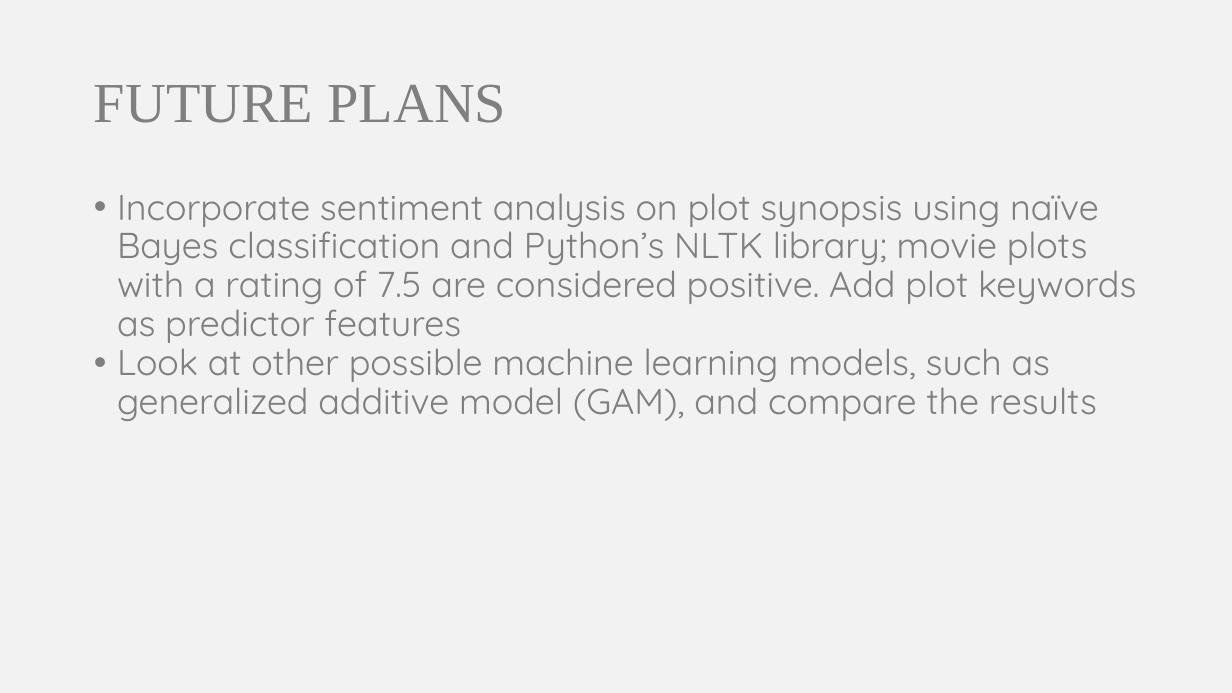
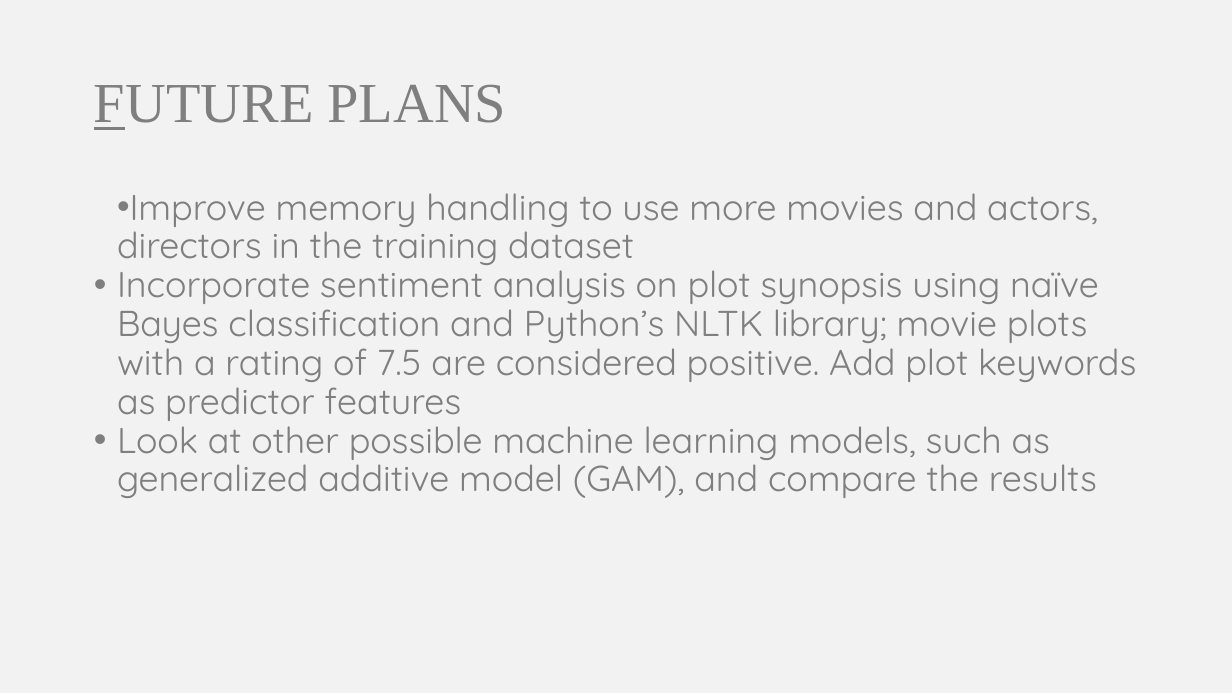
Before and after one commit to somyamohanty/Data_Dawgs, a slide deck: slide 13 of presentations/Presentation 2.pptx (slide 12 before the commit). Drawn at 1232x693 pixels with LibreOffice and Linux fonts; fonts in the diff are those of the drawing. Boxes give left, top, right and bottom in pixels: in the first picture for what was removed or moved away, otherwise in the second. Text is boxed around its words. In the diff, an @@ line names an element or a change of style, - is before the commit and + after.

```diff
--- a/presentations/Presentation 2.pptx
+++ b/presentations/Presentation 2.pptx
@@ title "FUTURE PLANS" at [94, 84, 507, 130]: underline on in "FUTURE" @@
@@ text at [117, 193, 1098, 265]: paragraph added @@
+• Improve memory handling to use more movies and actors, directors in the training dataset
```
Also in this commit, not shown: 9 other slides changed, 2 slides added, 1 slide removed.
